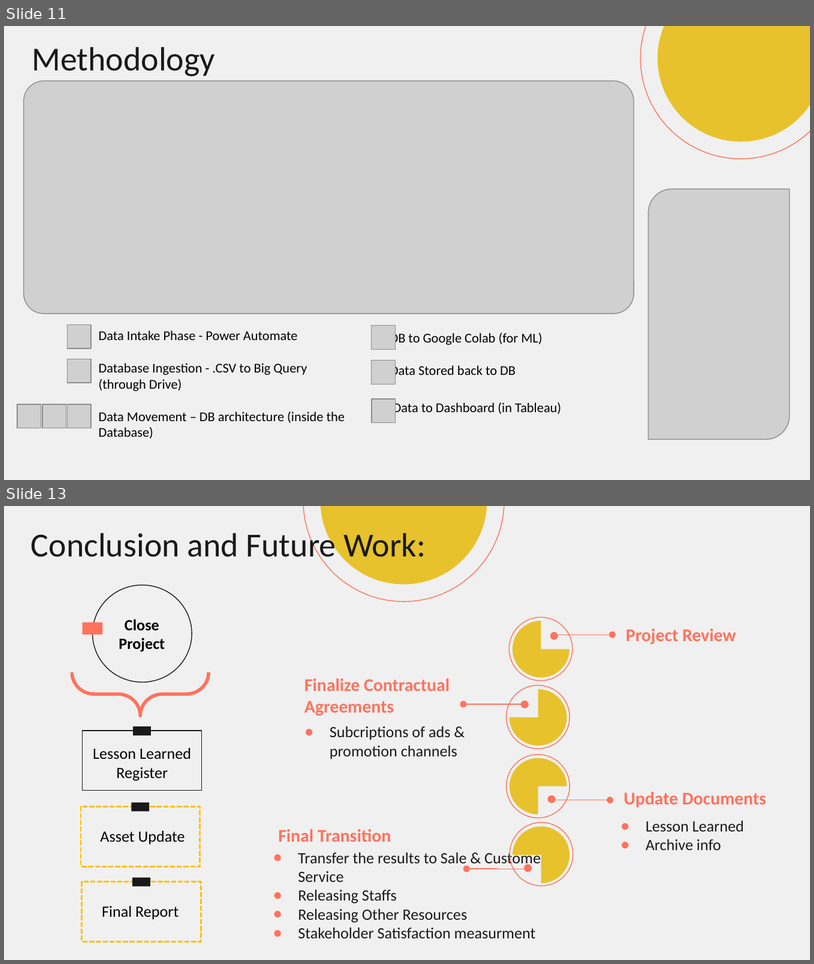
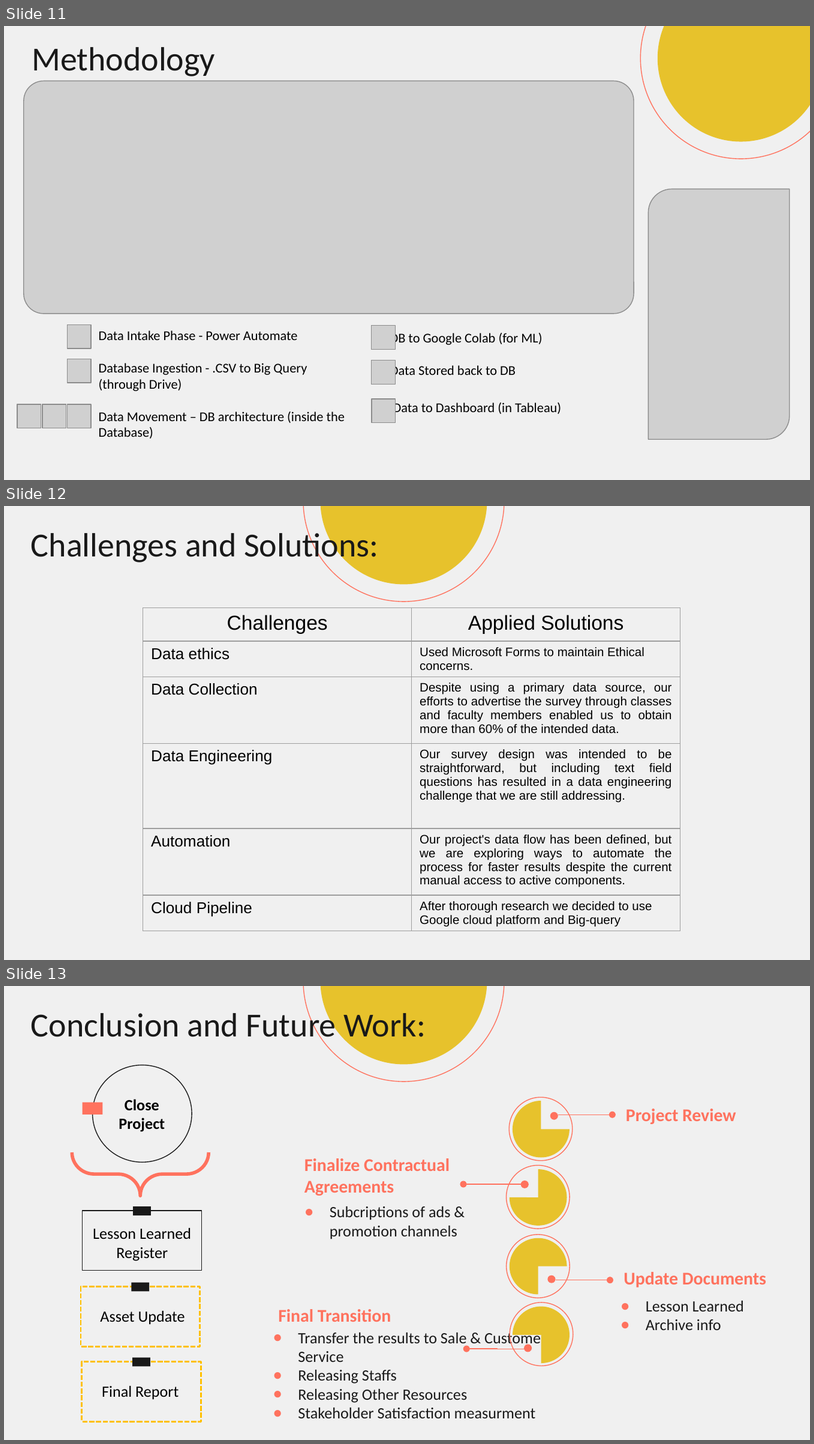
Before and after one commit to JayrajRadadiya/Capstone-Project, a slide deck: Mid Term Presentation/Group12-ProjectPresentation.pptx. Shown one above the other, each under a label of ours: slides 11 and 13 before the commit, slides 11, 12 and 13 after it; the slides between them are not shown. The pictures are 814x964 and 814x1444 pixels, drawn with LibreOffice and Linux fonts; fonts in the diff are those of the drawing; grey boxes stand for pictures. Boxes give left, top, right and bottom in pixels: in the first picture for what was removed or moved away, otherwise in the second. Text is boxed around its words. In the diff, an @@ line names an element or a change of style, - is before the commit and + after.

Commit message:
Update Group12-ProjectPresentation.pptx
Jayraj

```diff
--- a/Mid Term Presentation/Group12-ProjectPresentation.pptx
+++ b/Mid Term Presentation/Group12-ProjectPresentation.pptx
@@ slide 12 added at [4,506,810,960], background #F0F0F0 @@
@@ ellipse added at [265,506,542,640], outline #FF725E 0.75 pt @@
@@ ellipse added at [320,506,487,584], fill #E7C22C @@
@@ title added at [31,528,378,564], 30 pt, text #191919 @@
+Challenges and Solutions:
@@ table added at [143,607,680,937], 6 rows, 2 columns @@
+Challenges | Applied Solutions
+Data ethics | Used Microsoft Forms to maintain Ethical concerns.
+Data Collection | Despite using a primary data source, our efforts to advertise the survey through classes and faculty members enabled us to obtain more than 60% of the intended data.
+Data Engineering | Our survey design was intended to be straightforward, but including text field questions has resulted in a data engineering challenge that we are still addressing.
+Automation | Our project's data flow has been defined, but we are exploring ways to automate the process for faster results despite the current manual access to active components.
+Cloud Pipeline | After thorough research we decided to use Google cloud platform and Big-query
```
Also in this commit, not shown: 1 slide removed.
